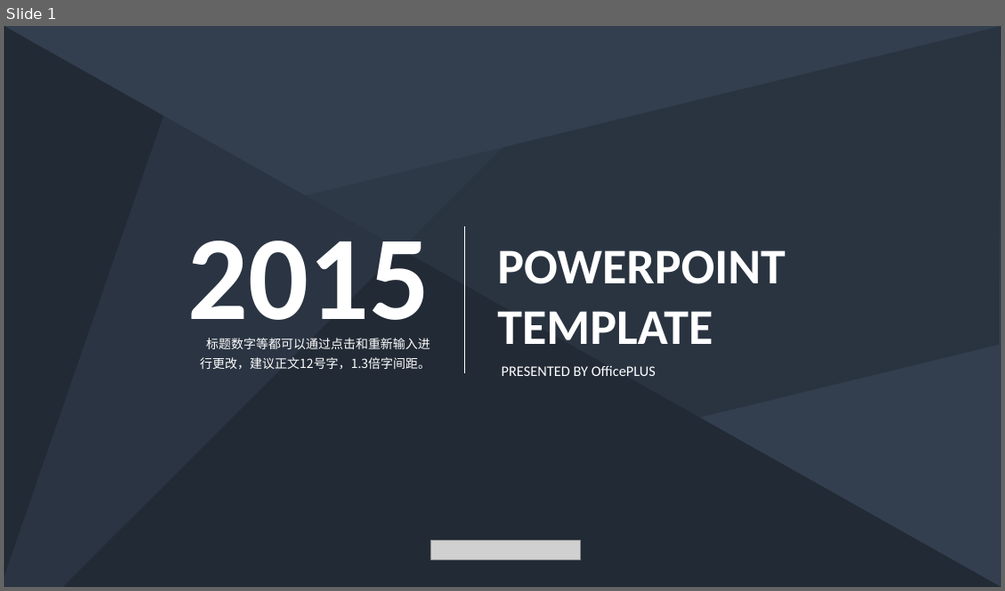
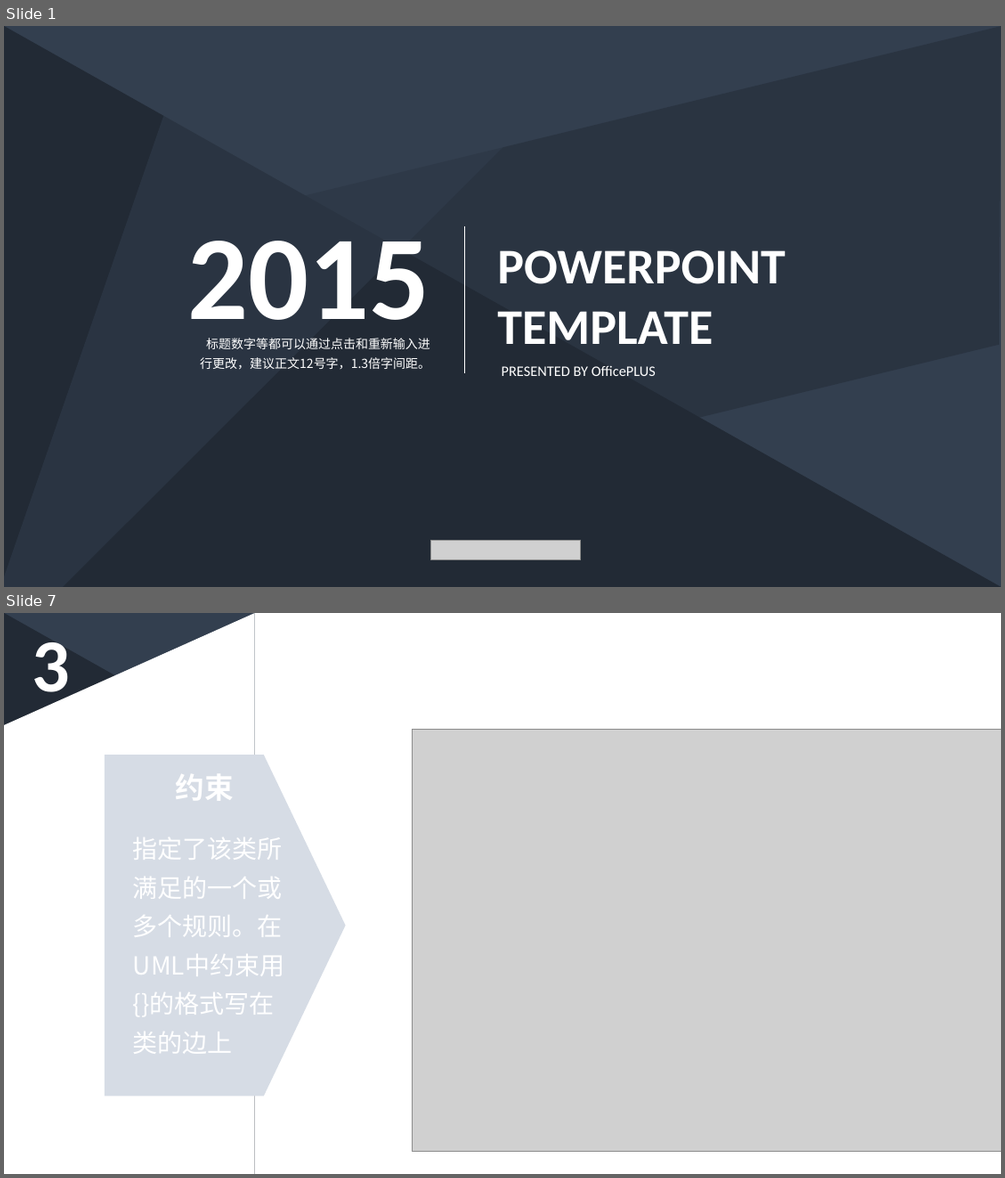
Before and after one commit to PRD2018-G03/PRD2018-G03-SoftwareEngineeringProject, a slide deck: 非受控文档/5_骆佳俊/深蓝低调稳重商务PPT模板-类图骆佳俊部分.pptx. Shown one above the other, each under a label of ours: slide 1 before the commit, slides 1 and 7 after it; the slides between them are not shown. The pictures are 1005x591 and 1005x1178 pixels, drawn with LibreOffice and Linux fonts; fonts in the diff are those of the drawing; grey boxes stand for pictures. Boxes give left, top, right and bottom in pixels: in the first picture for what was removed or moved away, otherwise in the second. Text is boxed around its words. In the diff, an @@ line names an element or a change of style, - is before the commit and + after.

```diff
--- a/非受控文档/5_骆佳俊/深蓝低调稳重商务PPT模板-类图骆佳俊部分.pptx
+++ b/非受控文档/5_骆佳俊/深蓝低调稳重商务PPT模板-类图骆佳俊部分.pptx
@@ slide 7 added at [4, 613, 1001, 1174], background #333F50; not listed: 3 template elements that a slide beside it also shows @@
@@ flow chart manual input added at [4, 613, 254, 1174], fill #FFFFFF @@
@@ rectangle added at [254, 613, 1001, 1174], fill #FFFFFF @@
@@ text added at [32, 642, 71, 708], 72 pt, text #FFFFFF, bold @@
+3
@@ picture added at [413, 729, 1001, 1151] @@
@@ freeform shape added at [105, 755, 345, 1096], fill #D6DCE5 @@
@@ text added at [176, 774, 234, 800], 28 pt, text #FFFFFF, bold @@
+约束
@@ text added at [133, 837, 284, 1053], 24 pt, text #FFFFFF @@
+指定了该类所满足的一个或多个规则。在UML中约束用{}的格式写在类的边上
@@ text added at [375, 839, 525, 1065], 24 pt, text #FFFFFF @@
+标题数字等都可以通过点击和重新输入进行更改，顶部“开始”面板中可以对字体、
```
Also in this commit, not shown: 5 slides changed, 11 other slides added, 4 slides removed.
